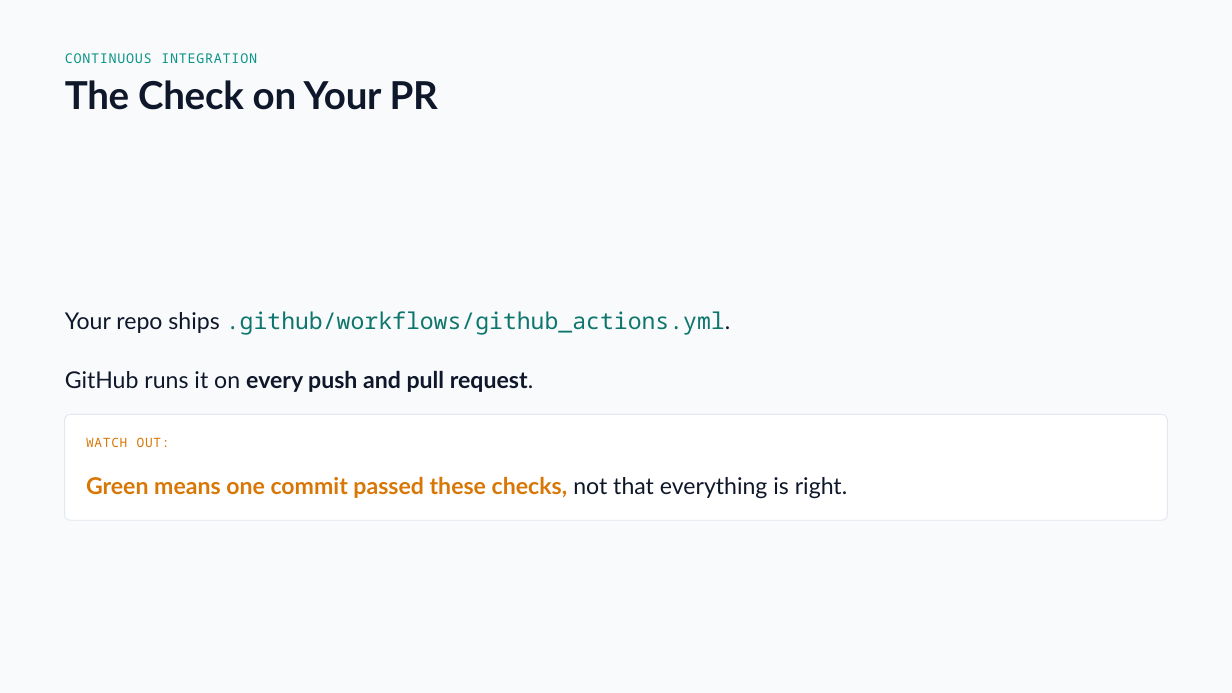
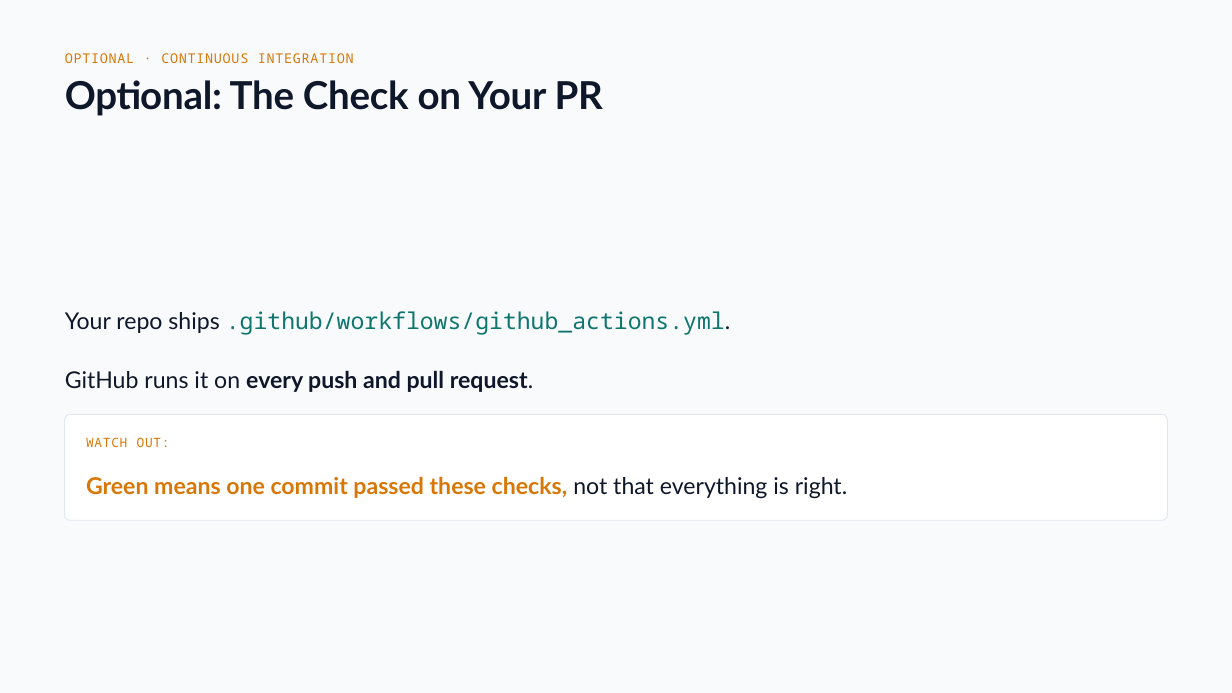
Before and after one commit to drweihungpan-lab/3R-teaching, a slide deck: slide 41 of materials/slides/session-2.pptx (slide 31 before the commit). Drawn at 1232x693 pixels with LibreOffice and Linux fonts; fonts in the diff are those of the drawing. Boxes give left, top, right and bottom in pixels: in the first picture for what was removed or moved away, otherwise in the second. Text is boxed around its words. In the diff, an @@ line names an element or a change of style, - is before the commit and + after.

```diff
--- a/materials/slides/session-2.pptx
+++ b/materials/slides/session-2.pptx
@@ text at (65,53,354,63): text changed; text colour #0D9488 to #D97706 @@
-CONTINUOUS INTEGRATION
+OPTIONAL · CONTINUOUS INTEGRATION
@@ text at (65,80,603,116): text changed @@
-The Check on Your PR
+Optional: The Check on Your PR
```
Also in this commit, not shown: 9 other slides changed, 18 slides added, 10 slides removed, 2 other files.
